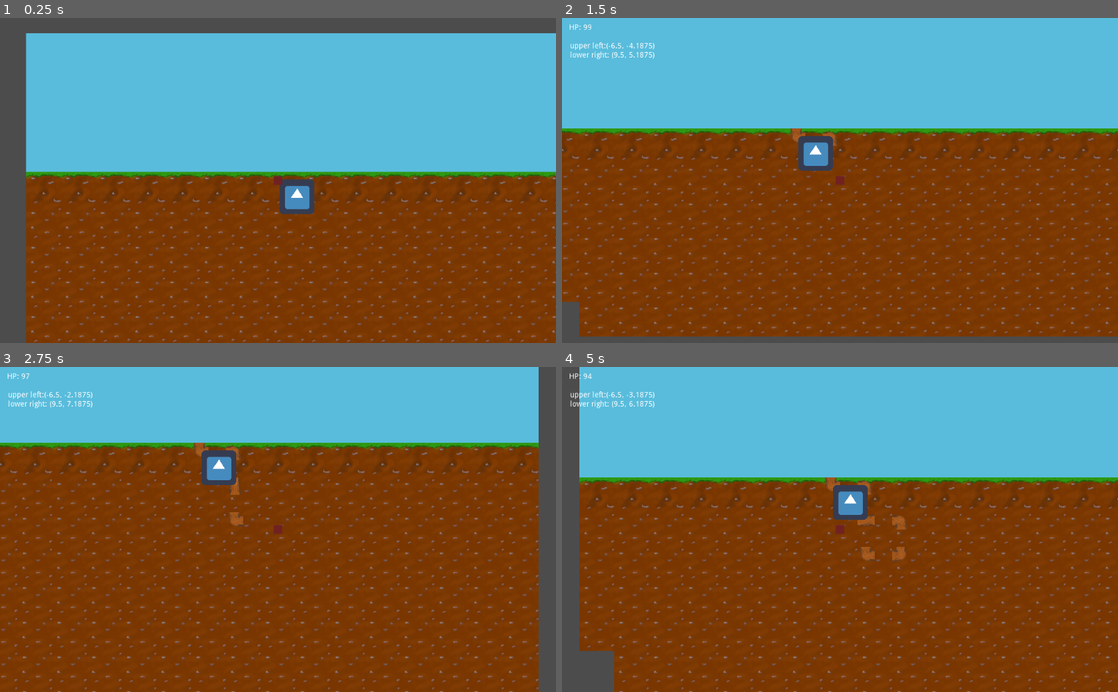
Above: before the commit, frames 1-4 (two rows, left to right).
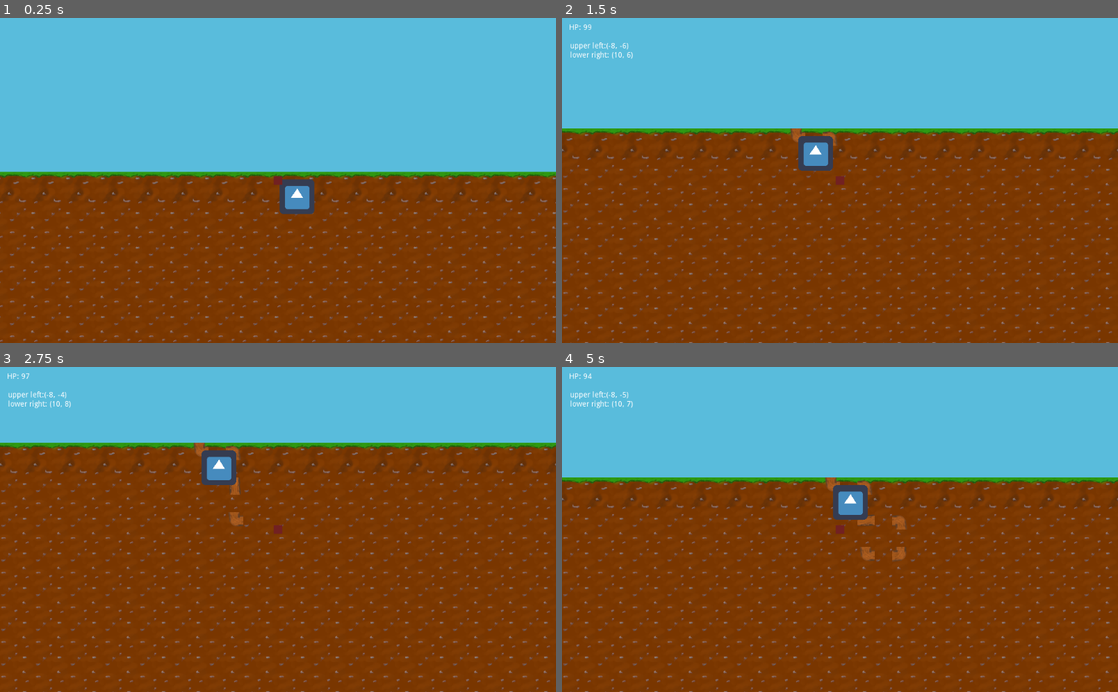
Above: after the commit, the same moments.

Repository: Sushperson/Tree-Simulator-2023
Game: Godot game, scene res://Scenes/World.tscn
The game is run twice, just before and just after one commit, with the same random seed, the same clock (stepped at 60 frames per second) and the same inputs. The engine's default icon, where the game draws it, is replaced by a stand-in: a white triangle on a blue panel in a dark square.
Inputs:
- Up to frame 1 (0.25 s): no input
- Up to frame 2 (1.5 s): tap Enter at 0.5 s; hold D (right) 0.53-1.28 s; tap Space at 1.25 s; hold S (down) from 1.28 s (still down)
- Up to frame 3 (2.75 s): tap Enter at 2 s; release S (down) at 2.03 s; hold D (right) from 2.03 s (still down)
- Up to frame 4 (5 s): release D (right) at 2.78 s; hold W (up) 2.78-3.53 s; hold A (left) from 3.53 s (still down)

The runs differ from the first frame. In frame 1, 9.2% of the frame differs, in the area x 0-100%, y 0-100%; in frame 2, 2.4%; in frame 3, 3.3%; in frame 4, 4.0%.

Commit message:
Fixed bug from previous merge

Diff:
--- a/Tree_sim/Scripts/World.gd
+++ b/Tree_sim/Scripts/World.gd
@@ -47,7 +47,6 @@
 # grid coordinates
 func get_visible_rect():
 	var camera = get_node("Camera2D")
-	return Rect2((camera.position - (get_viewport_rect().size / 2 * camera.zoom)) / tile_size , get_viewport_rect().size * camera.zoom / tile_size)
 	return Rect2(((camera.position - (get_viewport_rect().size / 2 * camera.zoom)) / tile_size).floor() - Vector2(1, 1),\
 				 (get_viewport_rect().size * camera.zoom / tile_size).ceil() + Vector2(2,2))
 
